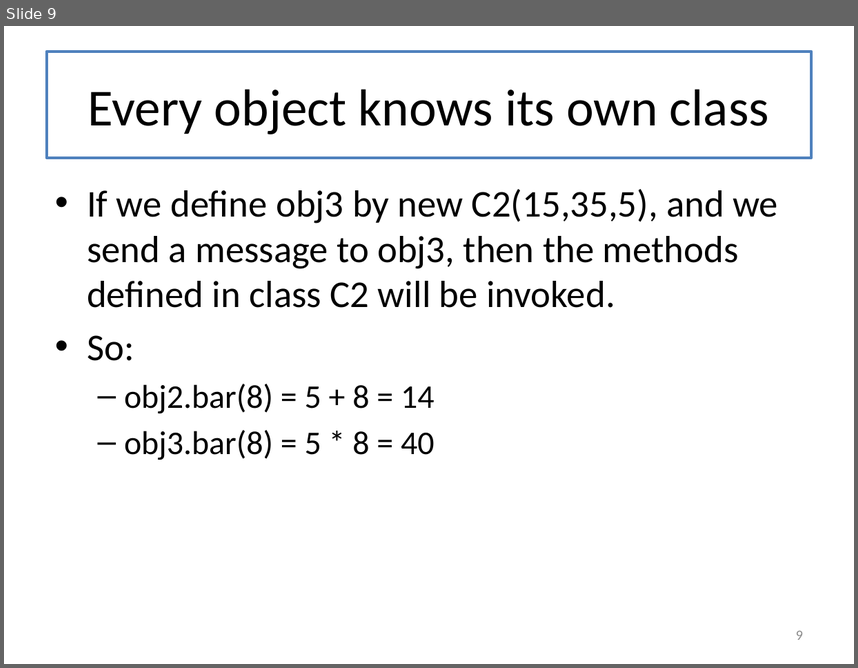
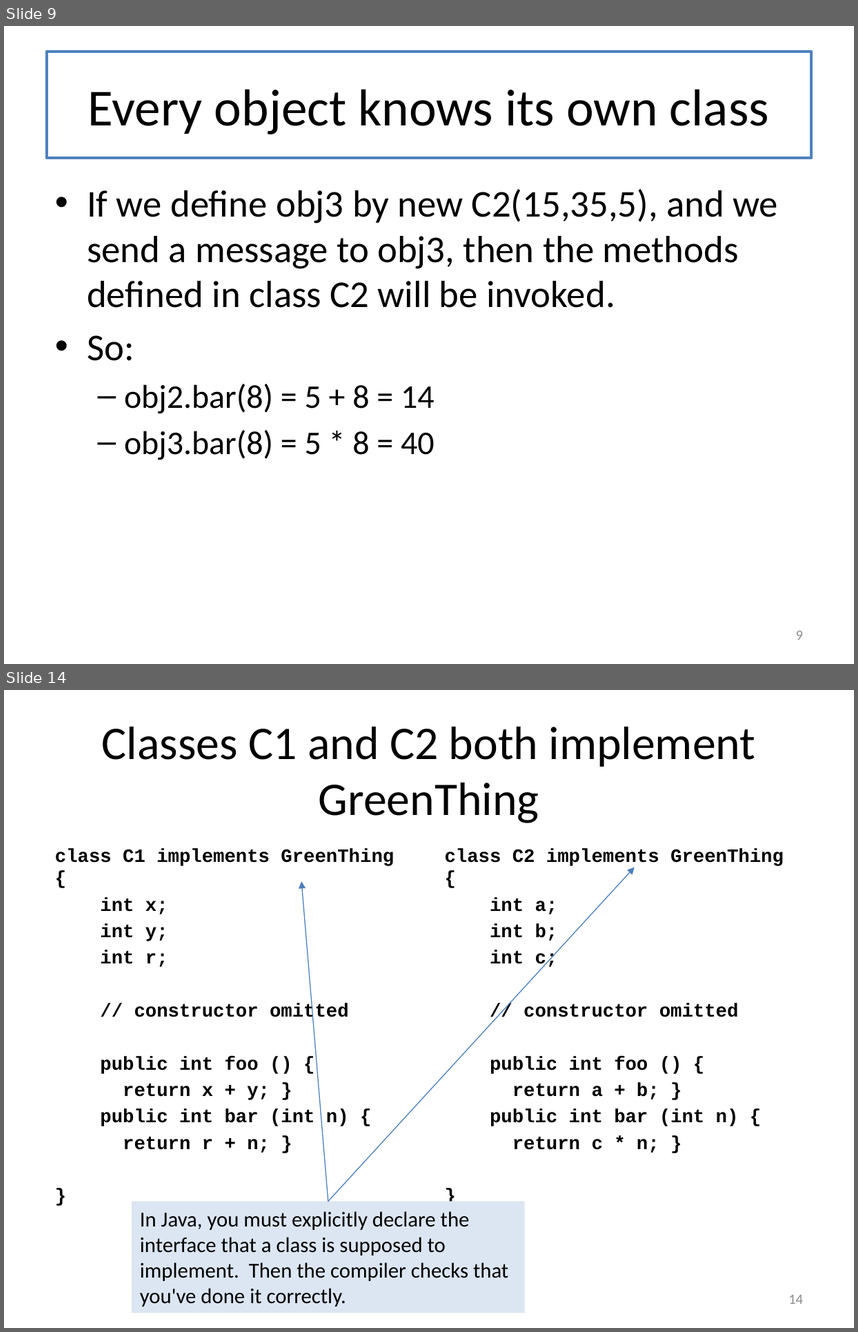
Before and after one commit to mwand/cs5010f17, a slide deck: Slides/Lesson 5.4 Doing It In Java.pptx. Shown one above the other, each under a label of ours: slide 9 before the commit, slides 9 and 14 after it; the slides between them are not shown. The pictures are 858x668 and 858x1332 pixels, drawn with LibreOffice and Linux fonts; fonts in the diff are those of the drawing. Boxes give left, top, right and bottom in pixels: in the first picture for what was removed or moved away, otherwise in the second. Text is boxed around its words. In the diff, an @@ line names an element or a change of style, - is before the commit and + after.

```diff
--- a/Slides/Lesson 5.4 Doing It In Java.pptx
+++ b/Slides/Lesson 5.4 Doing It In Java.pptx
@@ slide 14 added at [4,690,854,1328], background #FFFFFF @@
@@ title added at [47,716,811,822], fill #FFFFFF, outline #4F81BD 2 pt, 39.6 pt, text #000000 @@
+Classes C1 and C2 both implement GreenThing
@@ text added at [55,848,394,1152], 16 pt, text #000000, bold @@
+class C1 implements GreenThing {
+int x;
+int y;
+int r;
+// constructor omitted
+public int foo () {
+return x + y; }
+public int bar (int n) {
+return r + n; }
+}
@@ text added at [445,848,784,1152], 16 pt, text #000000, bold @@
+class C2 implements GreenThing {
+int a;
+int b;
+int c;
+// constructor omitted
+public int foo () {
+return a + b; }
+public int bar (int n) {
+return c * n; }
+}
@@ arrow added from (328, 1201) to (635, 867), #4B7EBC 0.75 pt @@
@@ arrow added from (328, 1201) to (301, 881), #4B7EBC 0.75 pt @@
@@ rectangle added at [132,1201,525,1312], fill #DCE6F2, 18 pt, text #000000 @@
+In Java, you must explicitly declare the interface that a class is supposed to implement. Then the compiler checks that you've done it correctly.
@@ page number added at [789,1294,803,1303], 12 pt, text #8C8C8C @@
+14
```
Also in this commit, not shown: 6 slides changed, 11 other slides added, 7 other files.
